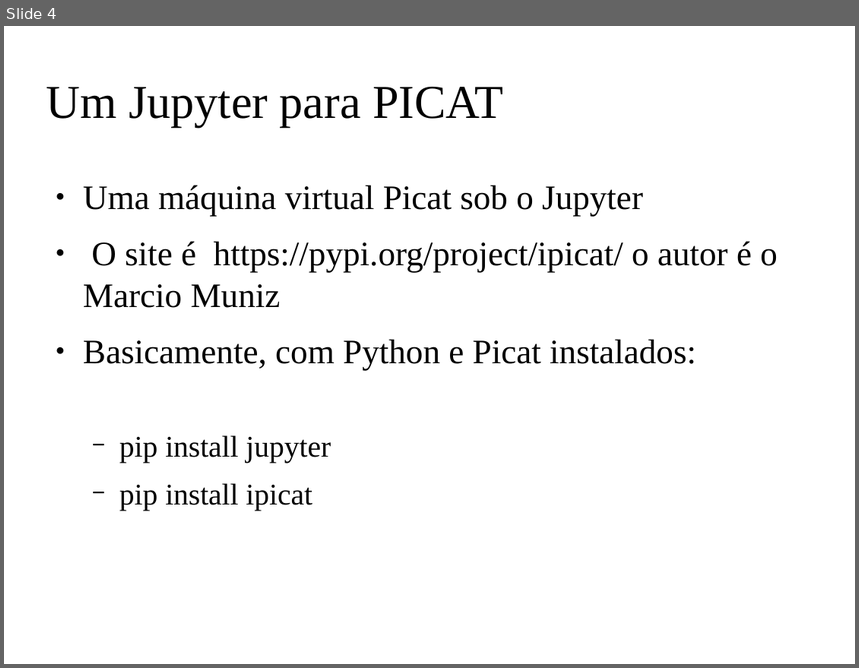
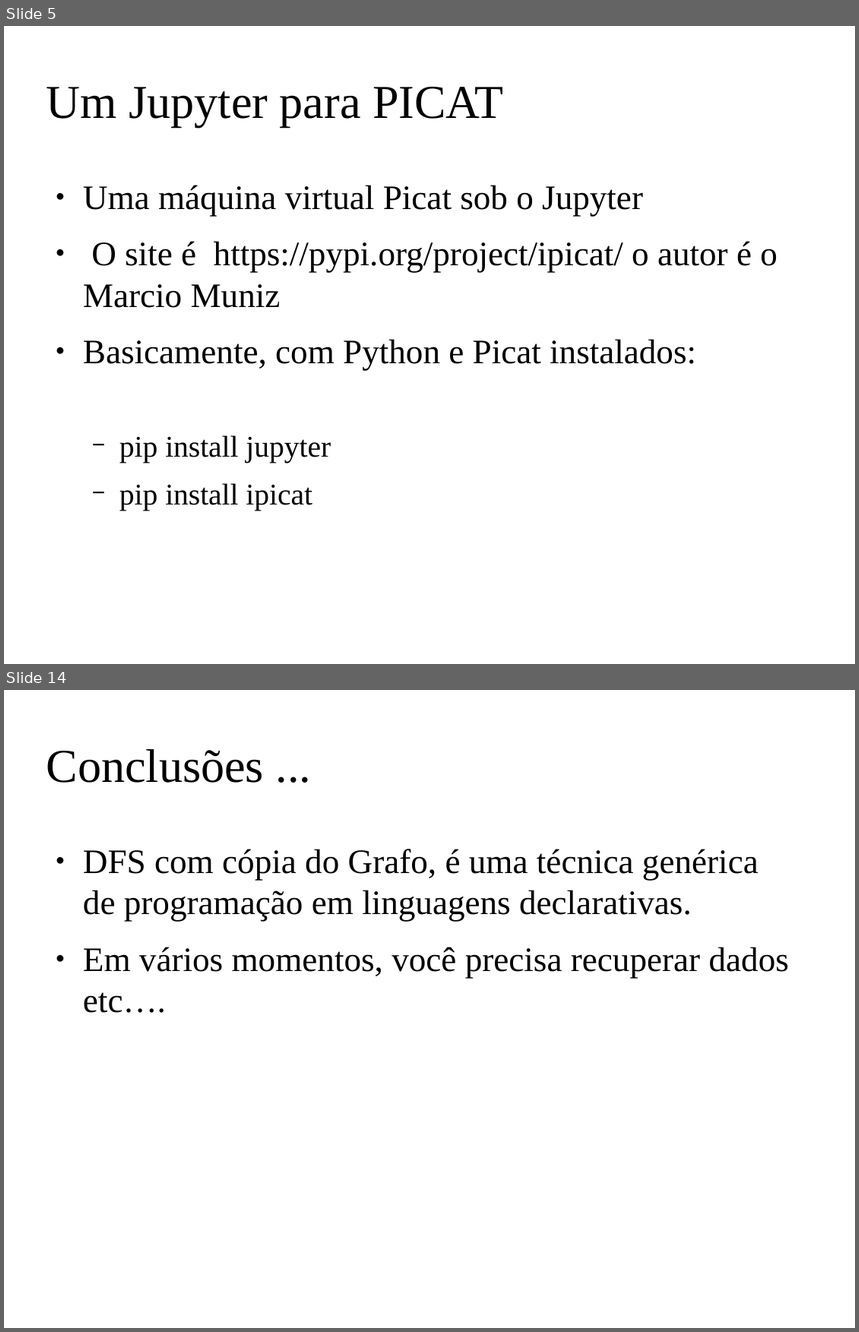
Before and after one commit to claudiosa/CCS, a slide deck: picat/YOUTUBE_dfs_jupyter_picat/slides_picat_jupyter_dfs.odp. Shown one above the other, each under a label of ours: slide 4 before the commit, slides 5 and 14 after it; the slides between them are not shown. The pictures are 859x668 and 859x1332 pixels, drawn with LibreOffice and Linux fonts; fonts in the diff are those of the drawing; background and template pictures are left out. Boxes give left, top, right and bottom in pixels: in the first picture for what was removed or moved away, otherwise in the second. Text is boxed around its words. In the diff, an @@ line names an element or a change of style, - is before the commit and + after.

```diff
--- a/picat/YOUTUBE_dfs_jupyter_picat/slides_picat_jupyter_dfs.odp
+++ b/picat/YOUTUBE_dfs_jupyter_picat/slides_picat_jupyter_dfs.odp
@@ slide 14 added at [4,690,855,1328], background picture (left out) @@
@@ title added at [47,749,264,783], 44 pt, text #000000 @@
+Conclusões ...
@@ text added at [83,849,789,1013], 32 pt, text #000000 @@
+● DFS com cópia do Grafo, é uma técnica genérica de programação em linguagens declarativas.
+● Em vários momentos, você precisa recuperar dados etc….
@@ what was slide 4 is now slide 5 @@
```
Also in this commit, not shown: 6 slides changed, 6 other slides added, 13 slides removed, 20 other files.
